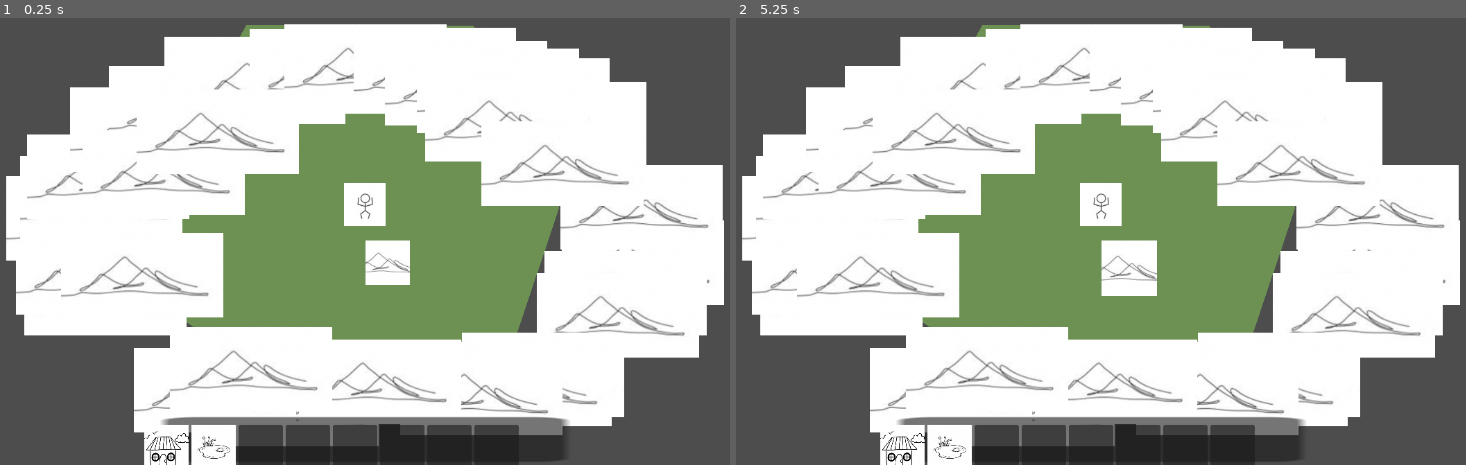
Above: before the commit, frames 1-2 (left to right).
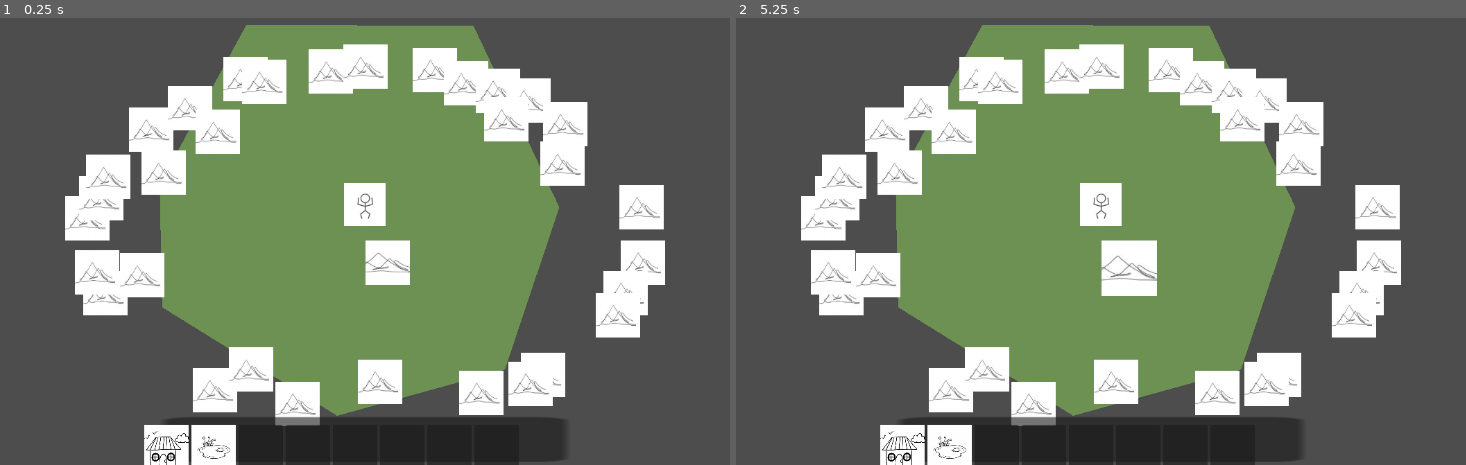
Above: after the commit, the same moments.

Repository: praveenpkg8/HauntedGhost
Game: Godot game, scene res://scenes/haunted_village.tscn
Two runs of this game, one before a commit and one after it. Both use one fixed random seed, a clock stepped at 60 frames per second and the inputs below.
Inputs (mouse positions are in pixels of both pictures, inside the frame that each line leads up to):
- Up to frame 1 (0.25 s): no input
- Up to frame 2 (5.25 s): tap Enter at 0.5, 2, 3.5 s; move the mouse to (1093, 210) at 0.52 s; click (1093, 210) at 0.6 s; tap Space at 1.25, 2.75, 4.25 s; move the mouse to (940, 263) at 1.27 s; click (940, 263) at 1.35 s; move the mouse to (1181, 143) at 2.02 s; click (1181, 143) at 2.1 s; move the mouse to (1064, 330) at 2.77 s; click (1064, 330) at 2.85 s; move the mouse to (1341, 308) at 3.52 s; click (1341, 308) at 3.6 s; move the mouse to (860, 174) at 4.27 s; click (860, 174) at 4.35 s; move the mouse to (1144, 241) at 5.02 s; click (1144, 241) at 5.1 s

The runs differ from the first frame. In frame 1, 44% of the frame differs, in the area x 0-100%, y 1-96%; in frame 2, 44%.

Commit message:
Modified: construct unit area

Diff:
--- a/scripts/construct_unit_area.gd
+++ b/scripts/construct_unit_area.gd
@@ -9,6 +9,7 @@
 var second_timer: Timer
 var custom_loader_dict: Dictionary
 var vector_position: Vector2
+@export var construct_rect_size = Vector2(64, 64)
 
 signal custom_loader_free(loader_component: Sprite2D)
 signal resource_collected(resource)
@@ -46,19 +47,20 @@
 	global_day_night_cycle = _global_day_night_cycle
 	global_event_bus = _global_event_bus
 	second_timer = global_day_night_cycle.second_timer
-	var build_guide = _cons_item.data.build_guide
 	custom_loader_dict = _custom_loader_dict
 
 	var collision_shape: CollisionShape2D = CollisionShape2D.new()
 	var rect_shape: RectangleShape2D = RectangleShape2D.new()
 	var build_timing: float = _cons_item.data.build_timing
 
-	var texture_rect_size = _cons_item.get_size()
-	rect_shape.extents = texture_rect_size / 2
+
 
 	collision_shape.shape = rect_shape
 	sprite_2d.texture = _cons_item.texture
 	var texture_size = sprite_2d.texture.get_size()
+	#var texture_rect_size = _cons_item.get_size()
+	var texture_rect_size = construct_rect_size
+	rect_shape.extents = texture_rect_size / 2
 	sprite_2d.scale = texture_rect_size / texture_size
 
 	add_child(sprite_2d)
